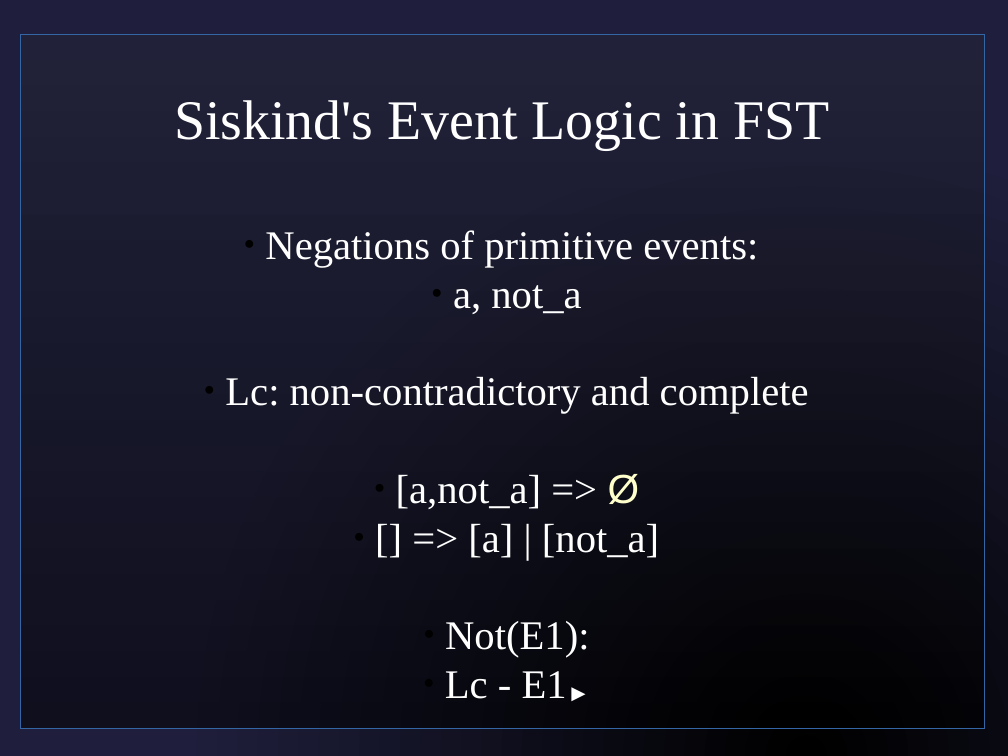
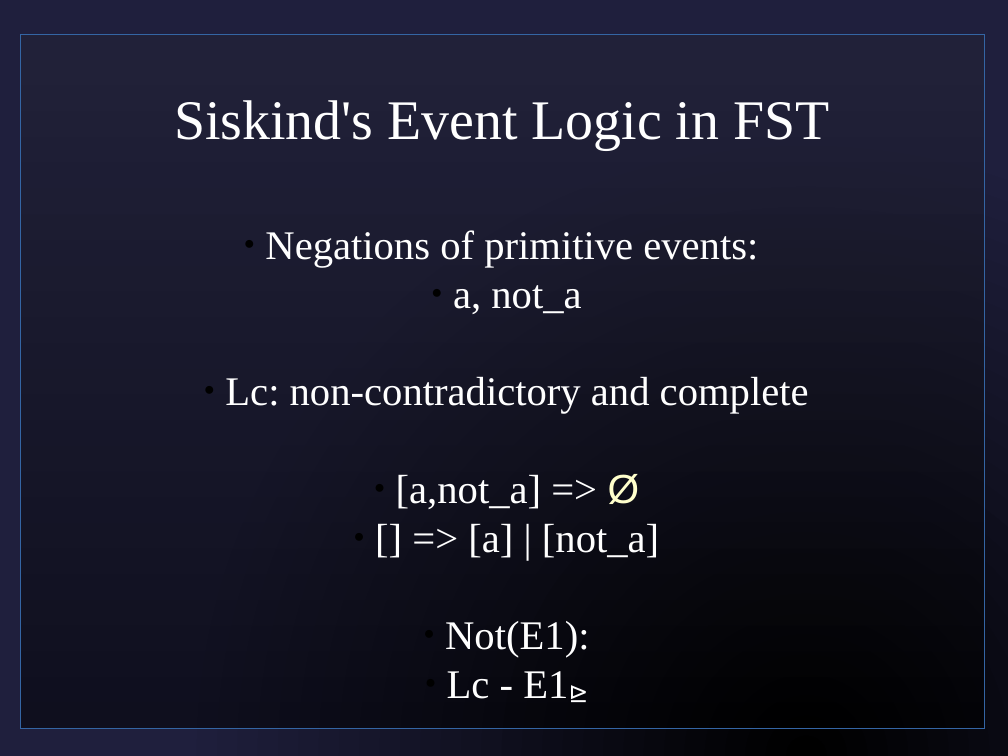
Before and after one commit to sjf/eventlogic, a slide deck: slide 23 of pres1.odp (slide 22 before the commit). Drawn at 1008x756 pixels with LibreOffice and Linux fonts; fonts in the diff are those of the drawing; background and template pictures are left out. Boxes give left, top, right and bottom in pixels: in the first picture for what was removed or moved away, otherwise in the second. Text is boxed around its words. In the diff, an @@ line names an element or a change of style, - is before the commit and + after.

```diff
--- a/pres1.odp
+++ b/pres1.odp
@@ subtitle at (447, 671, 568, 699): text changed @@
-  ● Lc - E1►
+  ● Lc - E1⊵
```
Also in this commit, not shown: 5 other slides changed, 1 slide added.
